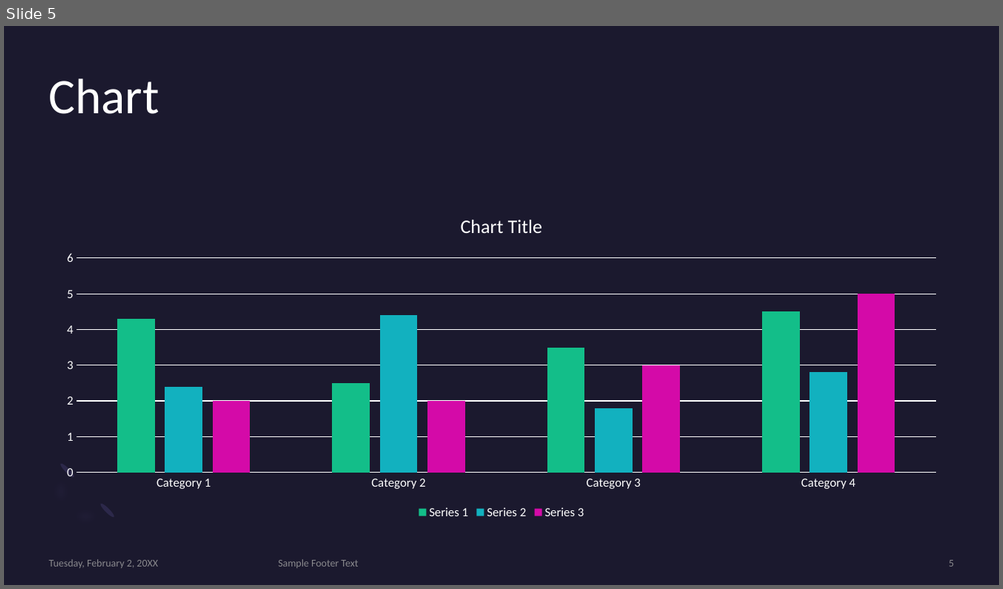
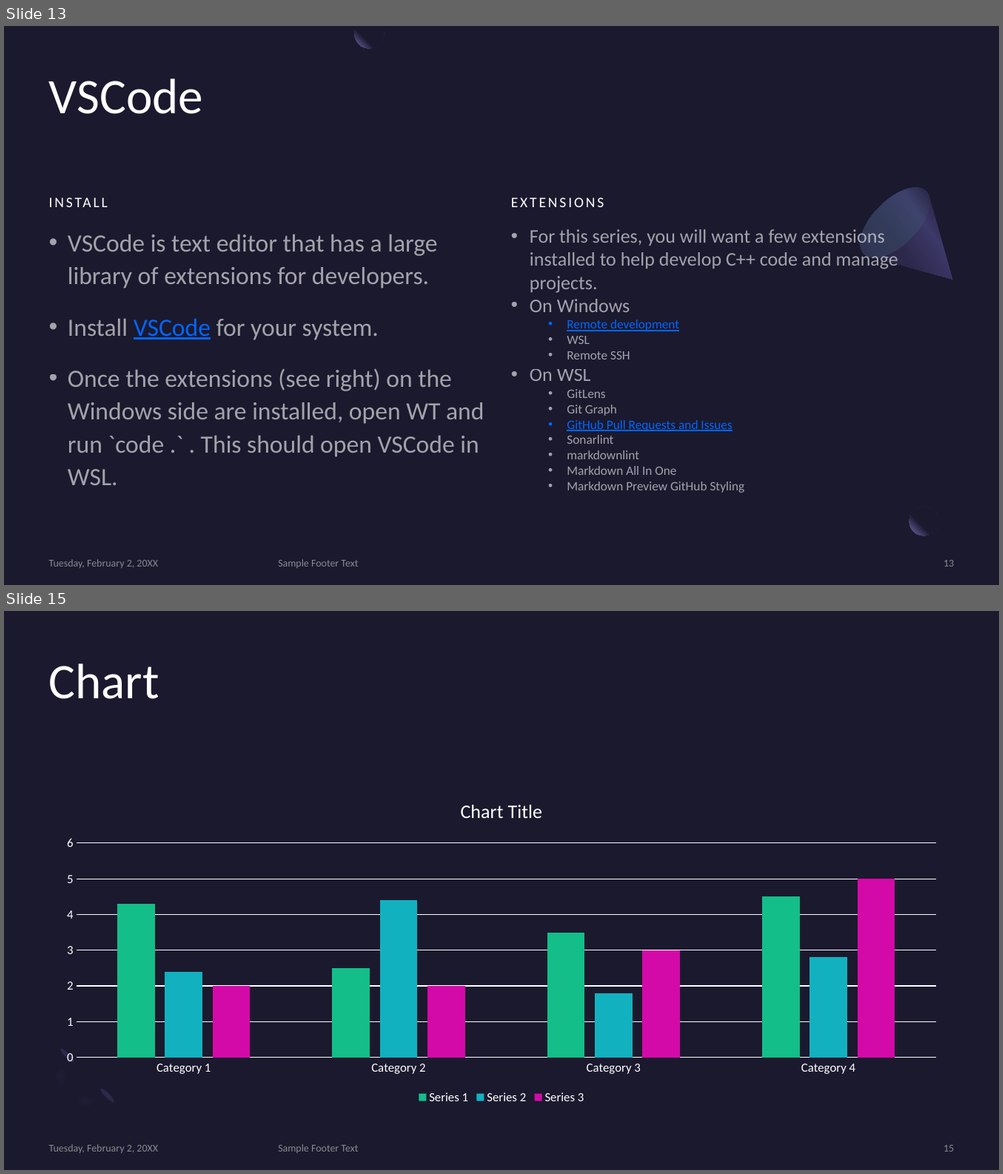
Before and after one commit to MonashDeepNeuron/HPP, a slide deck: content/week0/slides/week0.pptx. Shown one above the other, each under a label of ours: slide 5 before the commit, slides 13 and 15 after it; the slides between them are not shown. The pictures are 1003x589 and 1003x1174 pixels, drawn with LibreOffice and Linux fonts; fonts in the diff are those of the drawing. Boxes give left, top, right and bottom in pixels: in the first picture for what was removed or moved away, otherwise in the second. Text is boxed around its words. In the diff, an @@ line names an element or a change of style, - is before the commit and + after.

Commit message:
Started putting in week 0 content for software installation

```diff
--- a/content/week0/slides/week0.pptx
+++ b/content/week0/slides/week0.pptx
@@ slide 13 added at [4, 26, 999, 585], background #1B192E @@
@@ freeform shape added at [355, 26, 384, 48], fill gradient #1B192E to #7771B2 @@
@@ title added at [49, 79, 203, 114], 48 pt, text #FFFFFF @@
+VSCode
@@ freeform shape added at [848, 175, 983, 311], fill gradient #2C284A to #3C3867 to #1B192E @@
@@ ellipse added at [848, 175, 942, 269], fill gradient #454075 to #5BEFC1 @@
@@ text added at [511, 198, 604, 207], 14 pt, text #FFFFFF @@
+EXTENSIONS
@@ text added at [68, 234, 484, 486], 24 pt, text #FFFFFF at 60% opacity @@
+• VSCode is text editor that has a large library of extensions for developers.
+• Install VSCode for your system.
+• Once the extensions (see right) on the Windows side are installed, open WT and run `code .` . This should open VSCode in WSL.
@@ text added at [529, 227, 898, 493], 12.4 pt, text #FFFFFF at 60% opacity @@
+• For this series, you will want a few extensions installed to help develop C++ code and manage projects.
+• On Windows
+  • Remote development
+  • WSL
+  • Remote SSH
+• On WSL
+  • GitLens
+  • Git Graph
+  • GitHub Pull Requests and Issues
+  • Sonarlint
+  • markdownlint
+  • Markdown All In One
+  • Markdown Preview GitHub Styling
@@ text added at [68, 318, 128, 336], 14 pt, text #FFFFFF @@
+INSTALL
@@ ellipse added at [909, 507, 938, 537], fill gradient #1B192E to #7771B2 @@
@@ rectangle added at [938, 501, 969, 531], fill #1B192E at 80% opacity @@
@@ text added at [49, 560, 158, 568], 10 pt, text #A6A6A6 at 80% opacity @@
+Tuesday, February 2, 20XX
@@ text added at [278, 560, 358, 568], 10 pt, text #A6A6A6 at 80% opacity @@
+Sample Footer Text
@@ page number added at [943, 560, 953, 567], 10 pt, text #A6A6A6 at 80% opacity @@
+13
@@ what was slide 5 is now slide 15 @@
@@ page number at [943, 1145, 953, 1152]: text changed @@
-5
+15
```
Also in this commit, not shown: 4 slides changed, 8 other slides added, 1 slide removed, 2 other files.
